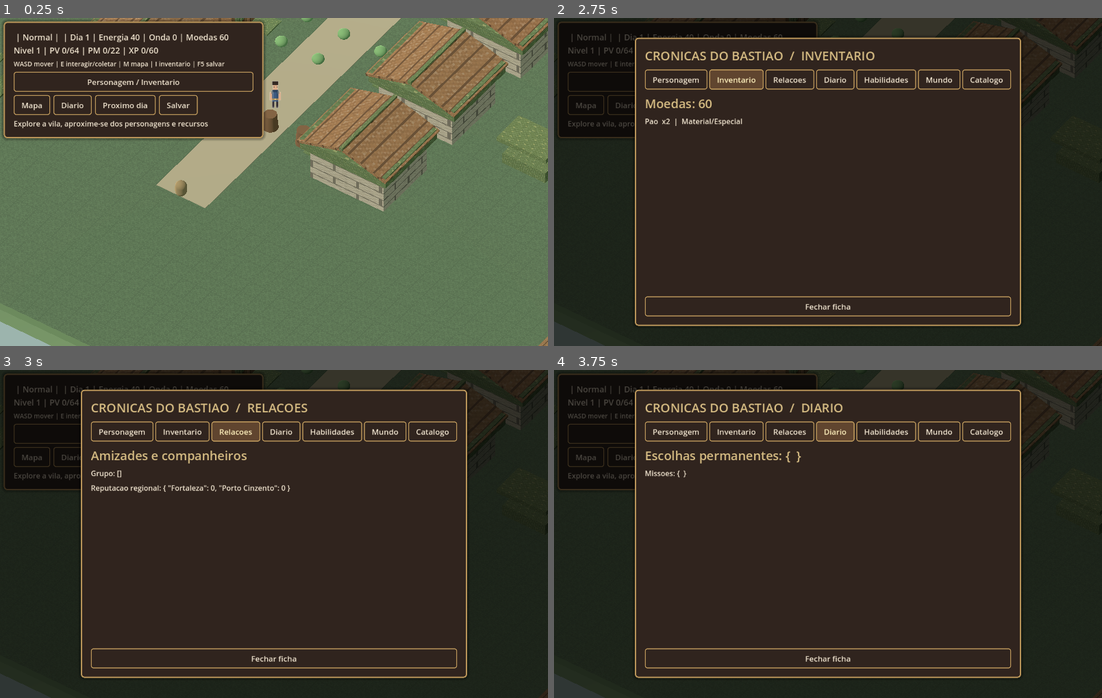
Above: before the commit, frames 1-4 (two rows, left to right).
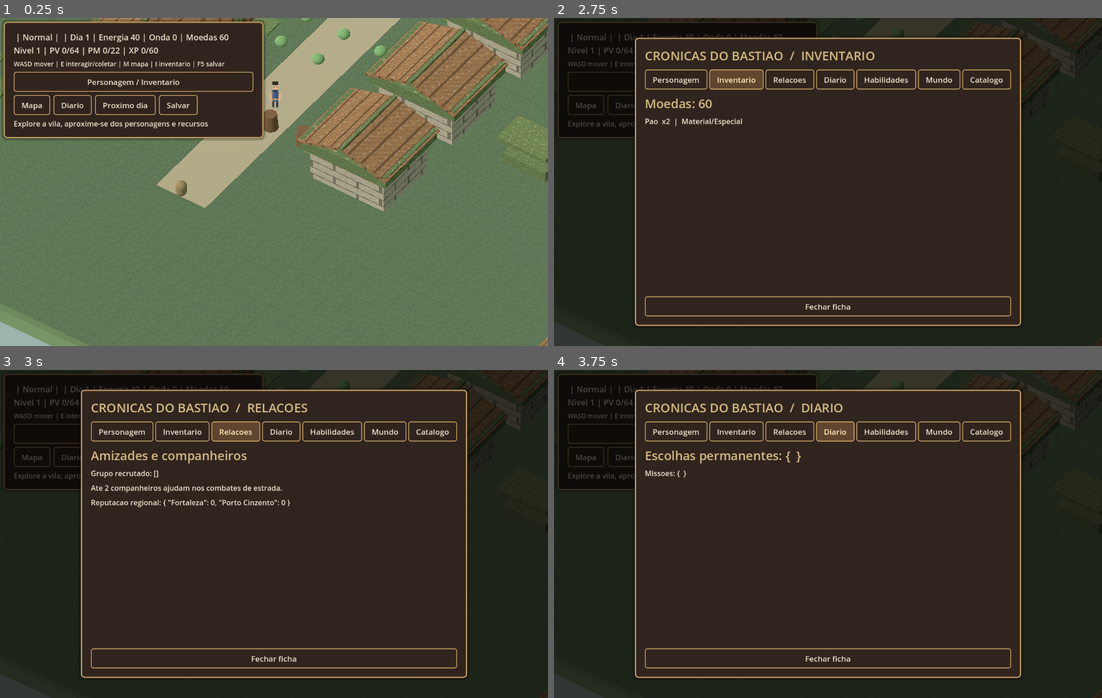
Above: after the commit, the same moments.

Repository: alexandre10227-afk/fortaleza-ultimo-bastiao
Game: Godot game, scene res://scenes/world.tscn
Same seed, same stepped clock (60 frames per second), same inputs: the game is played once before the commit and once after it. This scene is started directly instead of the project's main scene.
Inputs:
- Up to frame 1 (0.25 s): no input
- Up to frame 2 (2.75 s): click "Diario" at 0.5 s; click "Personagem" at 1.25 s; click "Inventario" at 2 s
- Up to frame 3 (3 s): click "Relacoes" at 2.75 s
- Up to frame 4 (3.75 s): click "Diario" at 3.5 s

Frames 1-2 are identical in both runs. In frame 3, 0.8% of the frame differs, in the area x 16-53%, y 30-42%; in frame 4, nothing differs.

Commit message:
feat(party): document active companions and roles in relationships tab

Diff:
--- a/novo_projeto/scripts/character_sheet.gd
+++ b/novo_projeto/scripts/character_sheet.gd
@@ -134,7 +134,11 @@
             _line("Amizades e companheiros", true)
             for id in GameState.npc_friendship:
                 _line("%s: %d/100 (%s)" % [str(id).capitalize(), GameState.friendship_points(str(id)), GameState.friendship_level(str(id))])
-            _line("Grupo: " + str(GameState.recruited))
+            _line("Grupo recrutado: " + str(GameState.recruited))
+            var companions: Array = preload("res://scripts/party_combat.gd").form_party(GameState.recruited)
+            _line("Ate 2 companheiros ajudam nos combates de estrada.")
+            for ally in companions:
+                _line("%s | %s | PV %d | ATQ %d | DEF %d" % [ally.get("name",""),ally.get("role",""),int(ally.get("max_hp",0)),int(ally.get("attack",0)),int(ally.get("defense",0))])
             _line("Reputacao regional: " + str(GameState.region_reputation))
         "Diario":
             _line("Escolhas permanentes: " + str(GameState.narrative_flags), true)
